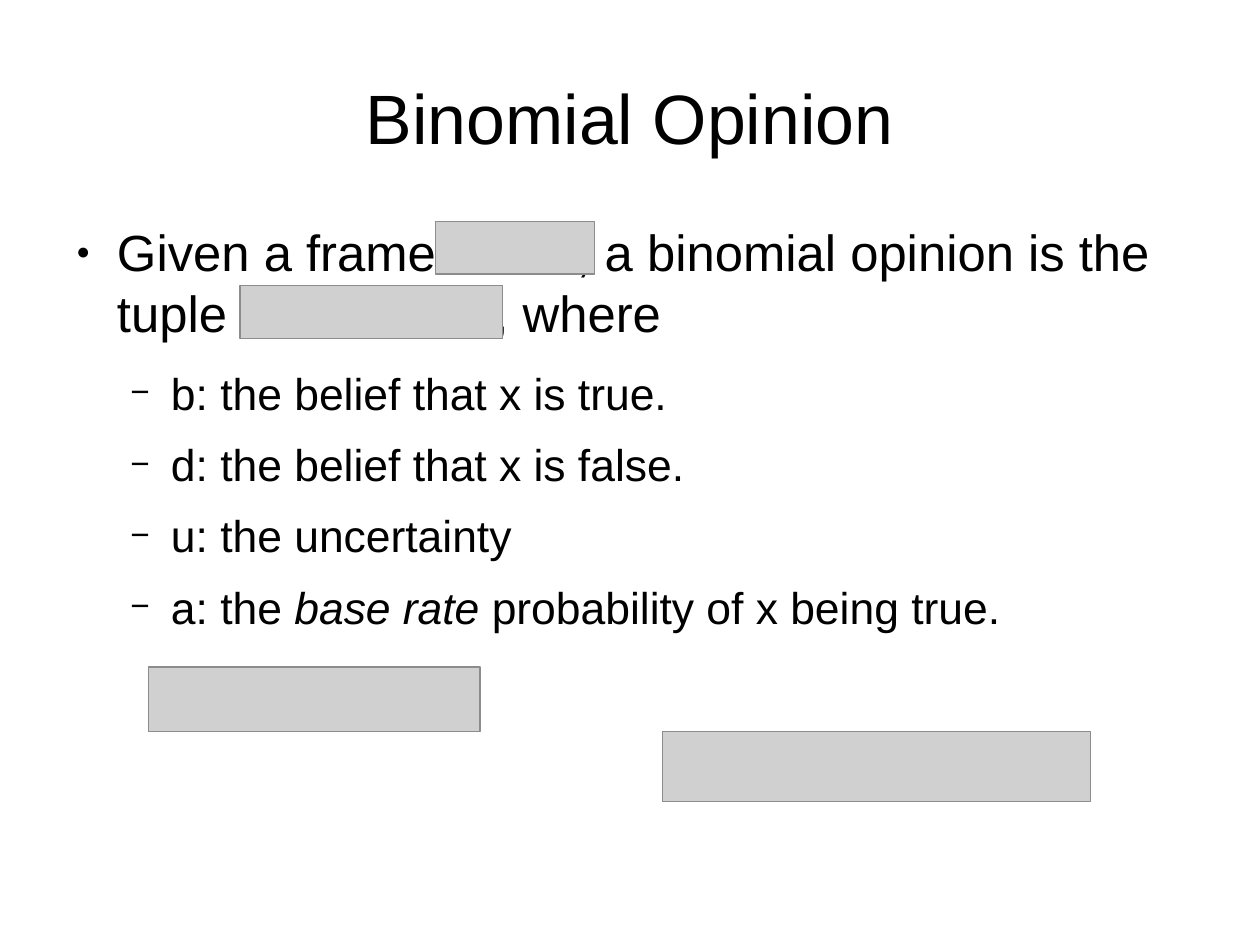
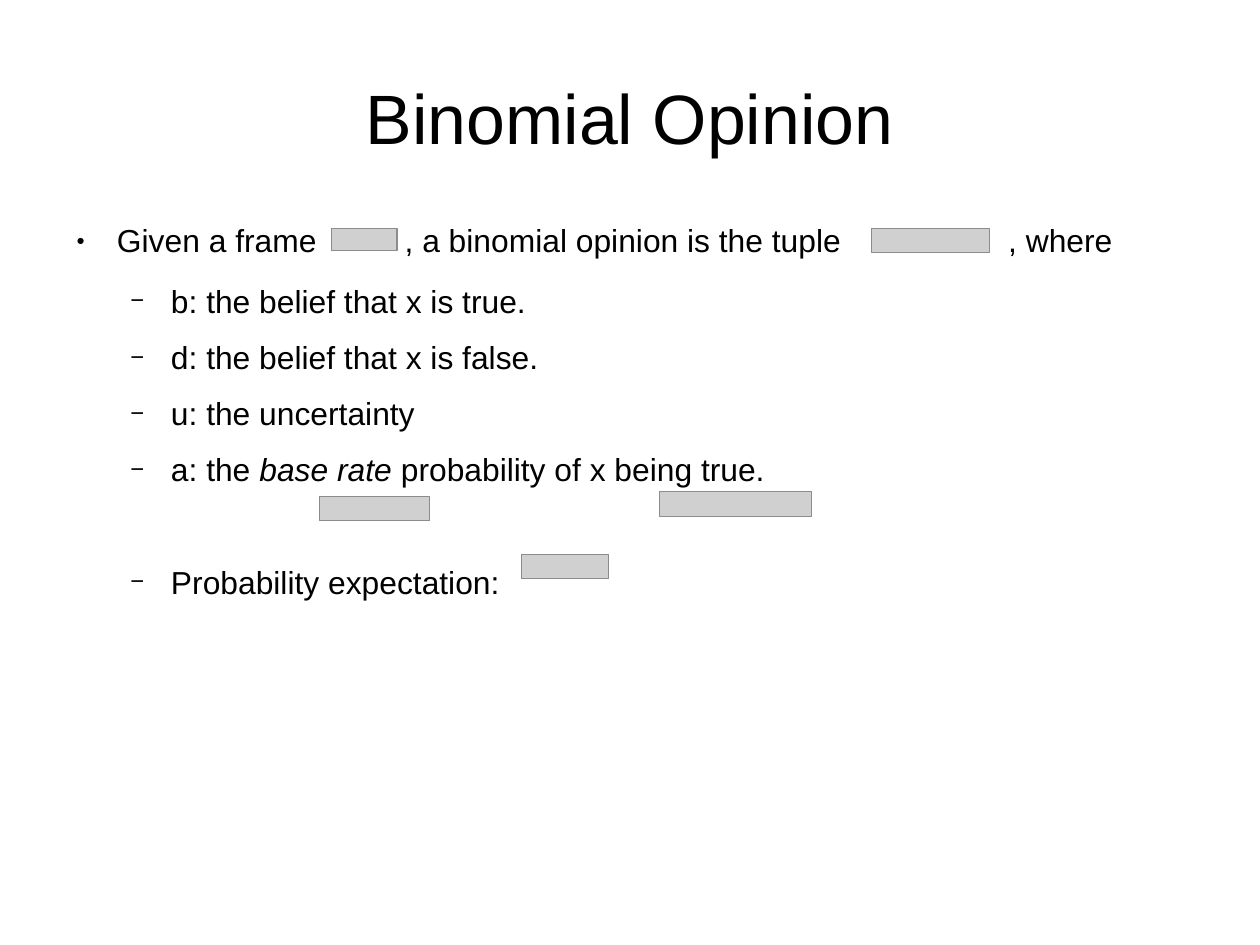
Before and after one commit to bstamour/SLHS, a slide deck: slide 18 of docs/proposal-from-bob.odp (slide 17 before the commit). Drawn at 1260x945 pixels with LibreOffice and Linux fonts; fonts in the diff are those of the drawing; grey boxes stand for pictures. Boxes give left, top, right and bottom in pixels: in the first picture for what was removed or moved away, otherwise in the second. Text is boxed around its words. In the diff, an @@ line names an element or a change of style, - is before the commit and + after.

Commit message:
condensed. Added more binomial details.

```diff
--- a/docs/proposal-from-bob.odp
+++ b/docs/proposal-from-bob.odp
@@ text at box(117, 229, 841, 487): size 32 to 20 pt in "Given a frame , a binomial opinion ..."; size 28 to 20 pt in "b: the belief that x is true.", "d: the belief that x is false.", "u: the uncertainty", "a: the base rate probability of x ..." @@
@@ picture: place and size @@
-picture at box(240, 286, 503, 338)
+picture at box(332, 229, 397, 250)
@@ picture: place and size @@
-picture at box(436, 221, 595, 273)
+picture at box(871, 229, 989, 253)
@@ picture: place and size @@
-picture at box(149, 668, 480, 732)
+picture at box(320, 496, 430, 520)
@@ picture: place and size @@
-picture at box(663, 732, 1091, 803)
+picture at box(660, 492, 812, 517)
@@ picture added at box(521, 555, 609, 579) @@
@@ text at box(171, 571, 499, 599): paragraph added @@
+  − Probability expectation:
```
Also in this commit, not shown: 26 other slides changed, 2 slides added, 1 slide removed.
